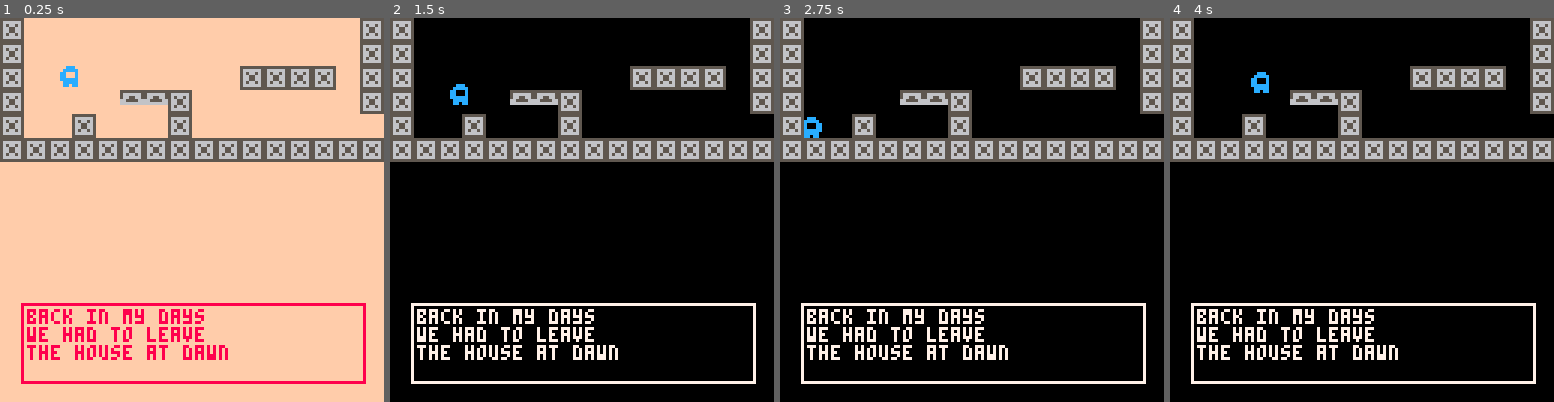
Above: before the commit, frames 1-4 (left to right).
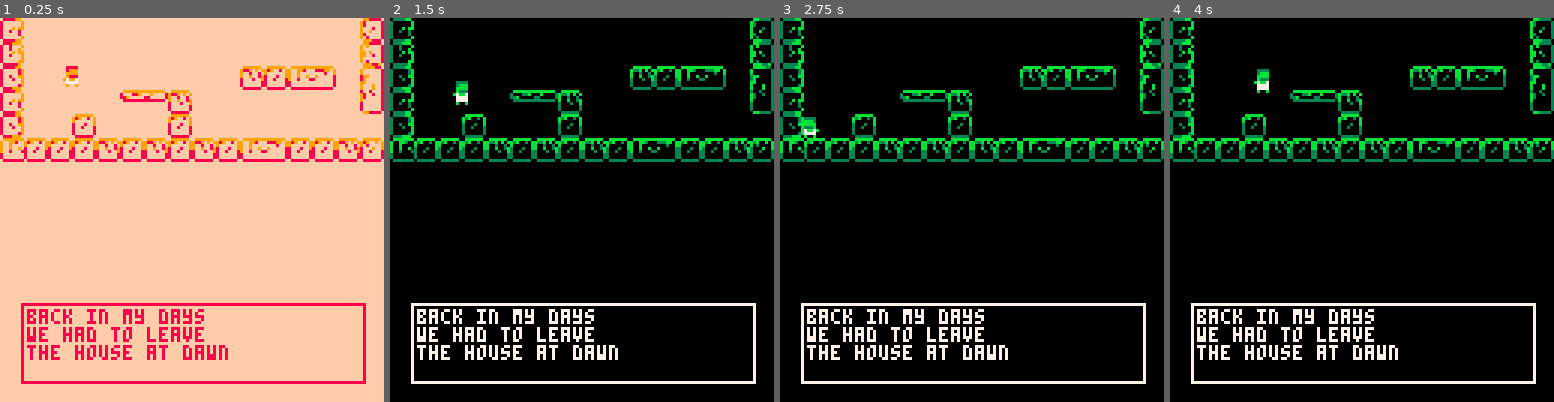
Above: after the commit, the same moments.

Repository: NataliaPrzemylska/milk1-way
Game: PICO-8 cartridge milkjourney.p8
The game is run twice, just before and just after one commit, with the same random seed, the same clock (stepped at 60 frames per second) and the same inputs.
Inputs:
- Up to frame 1 (0.25 s): no input
- Up to frame 2 (1.5 s): tap O (Z key) at 0.33, 0.7, 1.43 s; tap X (X key) at 1.07 s
- Up to frame 3 (2.75 s): hold Left 1.97-2.37 s; tap X (X key) at 2.07, 2.4, 2.73 s; tap O (Z key) at 2.22 s
- Up to frame 4 (4 s): hold Right 2.87-3.53 s; tap X (X key) at 3.07, 3.4, 3.73 s; tap O (Z key) at 3.1, 3.98 s; hold Up from 3.58 s (still down)

The runs differ from the first frame. In frame 1, 13% of the frame differs, in the area x 0-100%, y 0-38%; in frame 2, 13%; in frame 3, 13%; in frame 4, 13%.

Commit message:
Use new tiles on first level

Diff:
--- a/levels.lua
+++ b/levels.lua
@@ -46,6 +46,7 @@
     player.y = spawn.y
 end
 
+-- reconfigure the game for >>>comeback<<<
 function get_milk()
     player.has_milk = true
 
@@ -53,7 +54,9 @@
     levels[1].quote = "and this is how I got\nthe fresh milk for us"
     quote = levels[level_index].quote
 
-    mset(8, 3, 253)
+    levels[4].left_lvl = 1
+
+    mset(8, 3, 66)
 end
 
 function draw_level()
--- a/main.lua
+++ b/main.lua
@@ -2,6 +2,7 @@
 
 function _init()
     day = true
+    set_day(day)
     journey_days = 0
     debug = false
 end
--- a/milkjourney.p8
+++ b/milkjourney.p8
@@ -139,12 +139,12 @@
 0000000000000000000000000000000003030303030303030000000000000000000000000000000000000000000000000303030303000000000000000000000003030101010100000000000000000000030300000000000000000000000000000303000000000000000000000000000003030000000000000000000000000000
 0303000000000000000000000000000000000000000000000000000000000000000000000000000000000000000000000000000000000000000000000000000000000000000000000000000000000000000000000000000000000000000000000000000000000000000000000000000000000000000000000000000000010300
 __map__
-fe0000000000000000000000000000fefe0000000000000000000000000000fefe0000000000000000000000000000fe0000000000000000000000000000000000000000000000000000000000000000000000000000000000000000000000000000000000000000000000000000000000000000000000000000000000000000
-fe0000000000000000000000000000fefe0000000000000000000000000000fefe0000000000000000000000000000fe0000000000000000000000000000000000000000000000000000000000000000000000000000000000000000000000000000000000000000000000000000000000000000000000000000000000000000
-fe000000000000000000fefefefe00fefe000000000000000000000000000000fe0000000000000000000000000000fe0000000000000000000000000000000000000000000000000000000000000000000000000000000000000000000000000000000000000000000000000000000000000000000000000000000000000000
-fe00000000fdfdfe00000000000000fefe00000000000000000000000000fefefe0000000000000000000000000000fe0000000000000000000000000000000000000000000000000000000000000000000000000000000000000000000000000000000000000000000000000000000000000000000000000000000000000000
-fe0000fe000000fe0000000000000000fe00000000000000000000fefe00fefefe00000000000000fc000000000000fe0000000000000000000000000000000000000000000000000000000000000000000000000000000000000000000000000000000000000000000000000000000000000000000000000000000000000000
-fefefefefefefefefefefefefefefefefe00000000000000fefe00fefefefe00fe000000000000fefefe0000000000fe0000000000000000000000000000000000000000000000000000000000000000000000000000000000000000000000000000000000000000000000000000000000000000000000000000000000000000
+40000000000000000000000000000051fe0000000000000000000000000000fefe0000000000000000000000000000fe0000000000000000000000000000000000000000000000000000000000000000000000000000000000000000000000000000000000000000000000000000000000000000000000000000000000000000
+50000000000000000000000000000041fe0000000000000000000000000000fefe0000000000000000000000000000fe0000000000000000000000000000000000000000000000000000000000000000000000000000000000000000000000000000000000000000000000000000000000000000000000000000000000000000
+60000000000000000000121113140071fe000000000000000000000000000000fe0000000000000000000000000000fe0000000000000000000000000000000000000000000000000000000000000000000000000000000000000000000000000000000000000000000000000000000000000000000000000000000000000000
+40000000004345120000000000000081fe00000000000000000000000000fefefe0000000000000000000000000000fe0000000000000000000000000000000000000000000000000000000000000000000000000000000000000000000000000000000000000000000000000000000000000000000000000000000000000000
+60000011000000110000000000000000fe00000000000000000000fefe00fefefe00000000000000fc000000000000fe0000000000000000000000000000000000000000000000000000000000000000000000000000000000000000000000000000000000000000000000000000000000000000000000000000000000000000
+13111111121112111211131411111210fe00000000000000fefe00fefefefe00fe000000000000fefefe0000000000fe0000000000000000000000000000000000000000000000000000000000000000000000000000000000000000000000000000000000000000000000000000000000000000000000000000000000000000
 00000000000000000000000000000000fe00000000fefe00fefefefe00000000fe0000000000fefefefefe00000000fe0000000000000000000000000000000000000000000000000000000000000000000000000000000000000000000000000000000000000000000000000000000000000000000000000000000000000000
 00000000000000000000000000000000fe0000fe00fefefefe00000000000000fe00000000fefefefefefefe000000fe0000000000000000000000000000000000000000000000000000000000000000000000000000000000000000000000000000000000000000000000000000000000000000000000000000000000000000
 000000000000000000000000000000000000fefefefe0000000000000000000000000000fefefefefefefefefe0000fe0000000000000000000000000000000000000000000000000000000000000000000000000000000000000000000000000000000000000000000000000000000000000000000000000000000000000000
--- a/player.lua
+++ b/player.lua
@@ -3,30 +3,50 @@
     x = 20, -- left edge, in px
     y = 10, -- top edge, in px
     vy = 0, -- current velocity down, in px per second
-    spr = 0,
     width = 6, -- in px
     height = 7, -- in px
     walk_spd = 30, -- side to side, in px per second
     jump_spd = 2, -- up, in px per second
     face_right = true,
     has_milk = false,
+
+    current_sprite = 0,
+    animation_index = 1,
+}
+
+ANIM = {
+    -- repeat the animations to have the same lenght for simplicity
+    walk = {0, 1, 2, 0, 1, 2},
+    idle = {0, 5, 0, 5, 0, 5},
+    LEN = 6,
+    air_up = 3,
+    air_down = 4,
 }
 
 FRAME_TIME = 1 / 30.0 -- in seconds
-animation_speed = 0.5
 day_cooldown = 0
 
-function animate_player()
-    if player.sp <= 2 then
-        player.sp += animation_speed
-    else
-        player.sp = 0
+function animate_player(walking, in_air)
+    if in_air then
+        player.current_sprite = player.vy < 0 and ANIM.air_up or ANIM.air_down
+    end
+
+    -- show the frame from correct animation
+    player.current_sprite = (walking and ANIM.walk or ANIM.idle)[flr(player.animation_index)]
+
+    -- move the counter forward and loop it
+    local animation_speed = walking and 0.5 or 0.125
+    player.animation_index += animation_speed
+    if flr(player.animation_index) >= ANIM.LEN + 1 then
+        player.animation_index -= ANIM.LEN
     end
 end
 
 function draw_player()
+    local height_change = 1
     -- the sprite positions are always rounded down, adding 0.5 makes them round to nearest integer
-    spr(255, player.x + 0.5, player.y + 0.5, player.width / 8, player.height / 8, not player.face_right)
+    spr(player.current_sprite, player.x + 0.5, player.y + 0.5 - height_change,
+        player.width / 8, (player.height + height_change) / 8, not player.face_right)
 
     if player.has_milk then
         spr(251, player.x + 0.5, player.y + 0.5 - 9)
@@ -52,17 +72,7 @@
     -- flip day and night
     if input.flip and (not old_input.flip) and day_cooldown <= 0 then
         day = not day
-        if day then
-            pal(8,8)
-            pal(9,9)
-            pal(3,8)
-            pal(11,9)
-        else
-            pal(3,3)
-            pal(11,11)
-            pal(8,3)
-            pal(9,11)
-        end
+        set_day(day)
 
         day_cooldown = 0.3
         day_button = 1
@@ -107,6 +117,8 @@
         print(player.vy, 16, 120)
     end
 
+    animate_player(input.move_x ~= 0, not is_on_ground)
+
     -- move in small steps to not end up inside wall
     local move_y = 0
     while abs(move_y) < abs(player.vy) do
@@ -143,6 +155,20 @@
     old_input = input
 end
 
+function set_day(day_now)
+    if day_now then
+        pal(8,8)
+        pal(9,9)
+        pal(3,8)
+        pal(11,9)
+    else
+        pal(3,3)
+        pal(11,11)
+        pal(8,3)
+        pal(9,11)
+    end
+end
+
 function player_grounded()
     local flags = player_collision(0, 1)
     return (flags & (FLAG_BLOCK_ALL | FLAG_BLOCK_PLATFORM)) ~= 0
